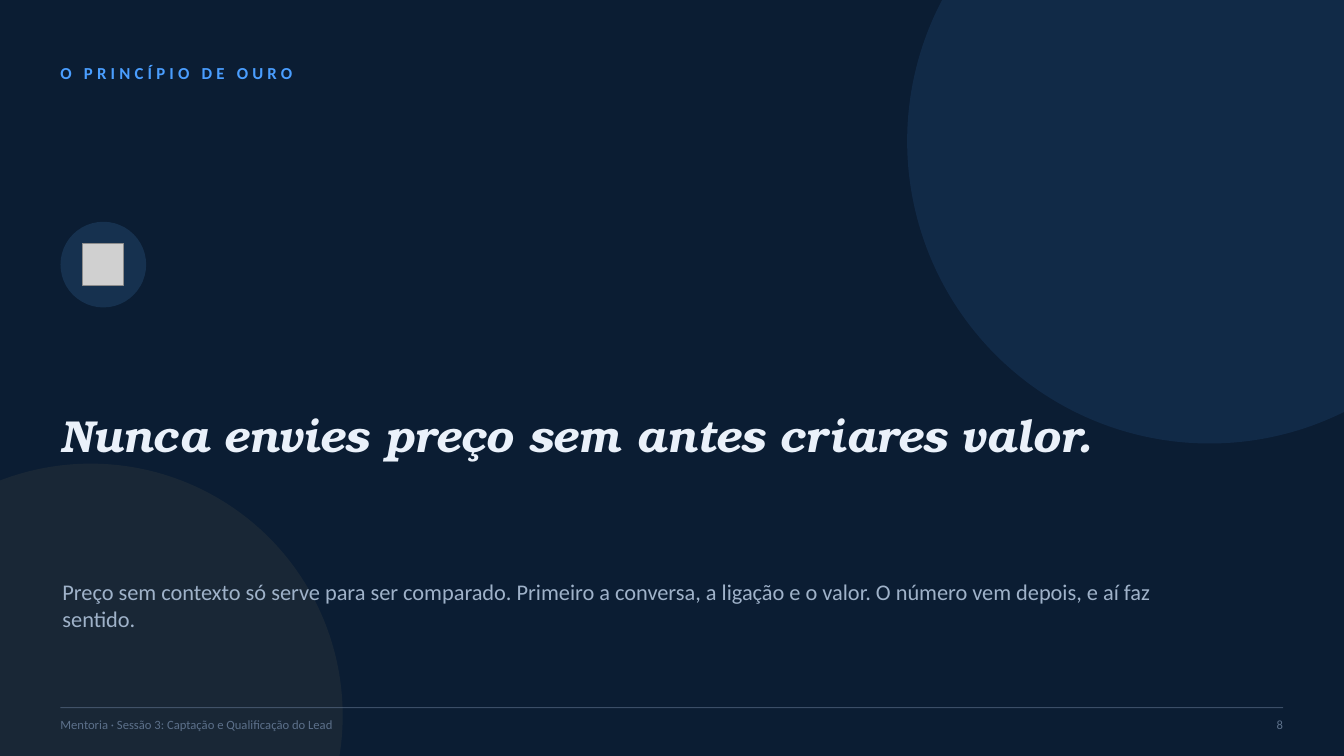
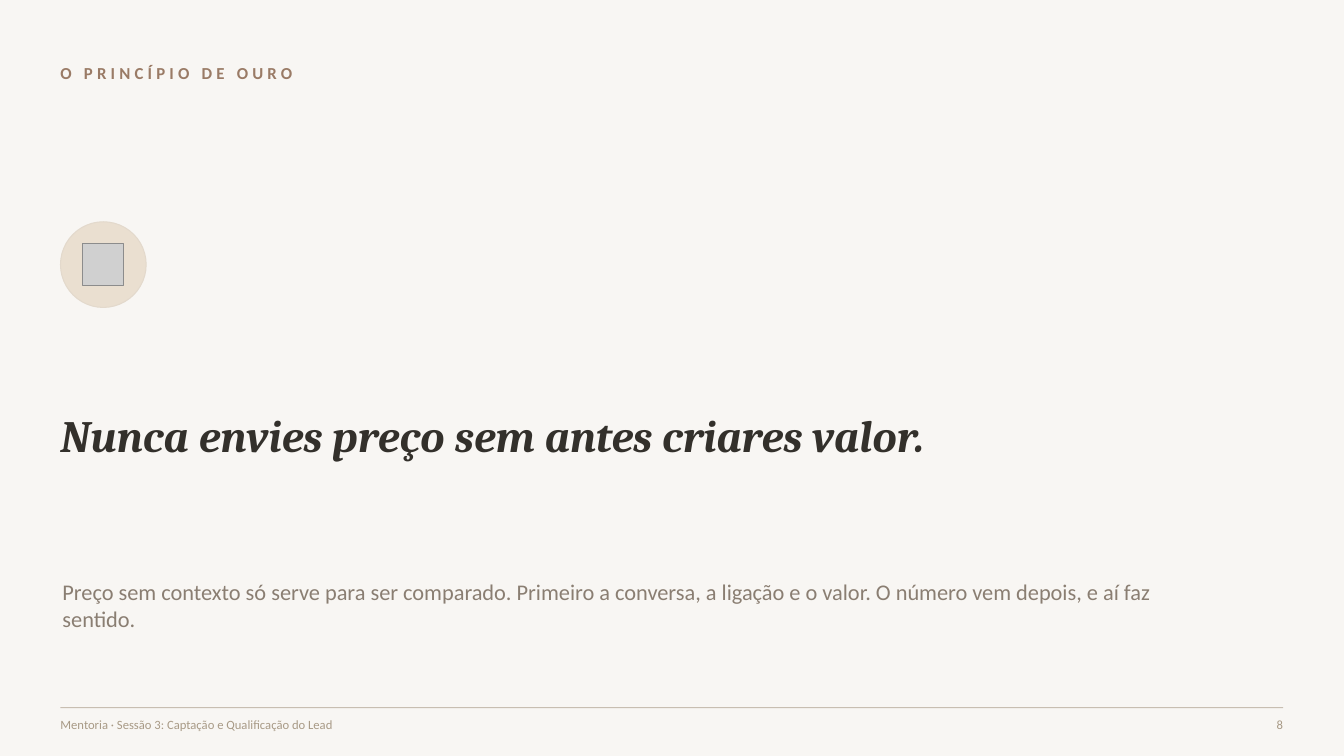
Before and after one commit to geralrlphoto/rl-menu, a slide deck: slide 8 of public/wedding-mentor-files/S3_Captacao.pptx. Drawn at 1344x756 pixels with LibreOffice and Linux fonts; fonts in the diff are those of the drawing; grey boxes stand for pictures. Boxes give left, top, right and bottom in pixels: in the first picture for what was removed or moved away, otherwise in the second. Text is boxed around its words. In the diff, an @@ line names an element or a change of style, - is before the commit and + after.

```diff
--- a/public/wedding-mentor-files/S3_Captacao.pptx
+++ b/public/wedding-mentor-files/S3_Captacao.pptx
@@ background #0B1D33 to #F8F6F3 @@
@@ ellipse removed at (x1=907, y1=0, x2=1344, y2=444) @@
@@ text "O PRINCÍPIO DE OURO" at (x1=60, y1=66, x2=293, y2=79): text colour #4A9EFF to #9A7B66 @@
@@ ellipse at (x1=60, y1=222, x2=146, y2=308): fill #16314F to #EADFD0; outline none to #E3D9CC 0.75 pt @@
@@ text "Nunca envies preço sem antes ..." at (x1=60, y1=420, x2=924, y2=462): font TeX Gyre Bonum to Cambria, text colour #EAF1FA to #33302B @@
@@ ellipse removed at (x1=0, y1=464, x2=343, y2=756) @@
@@ text "Preço sem contexto só serve ..." at (x1=62, y1=584, x2=1150, y2=627): text colour #9FB2C9 to #8A7E72 @@
@@ text "Mentoria · Sessão 3: Captação ..." at (x1=60, y1=720, x2=332, y2=731): text colour #5C708A to #A89A86 @@
@@ line (60, 708) - (1284, 708): stroke #5C708A 0.75 pt to #A89A86 0.75 pt @@
@@ text "8" at (x1=1277, y1=720, x2=1283, y2=729): text colour #5C708A to #A89A86 @@
```
Also in this commit, not shown: 19 other slides changed, 7 other files.
